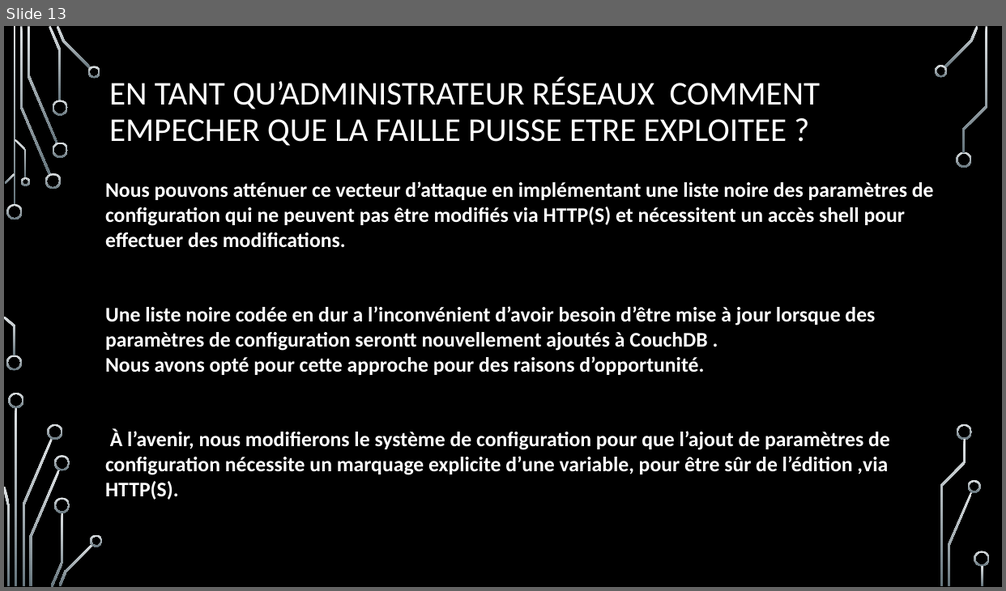
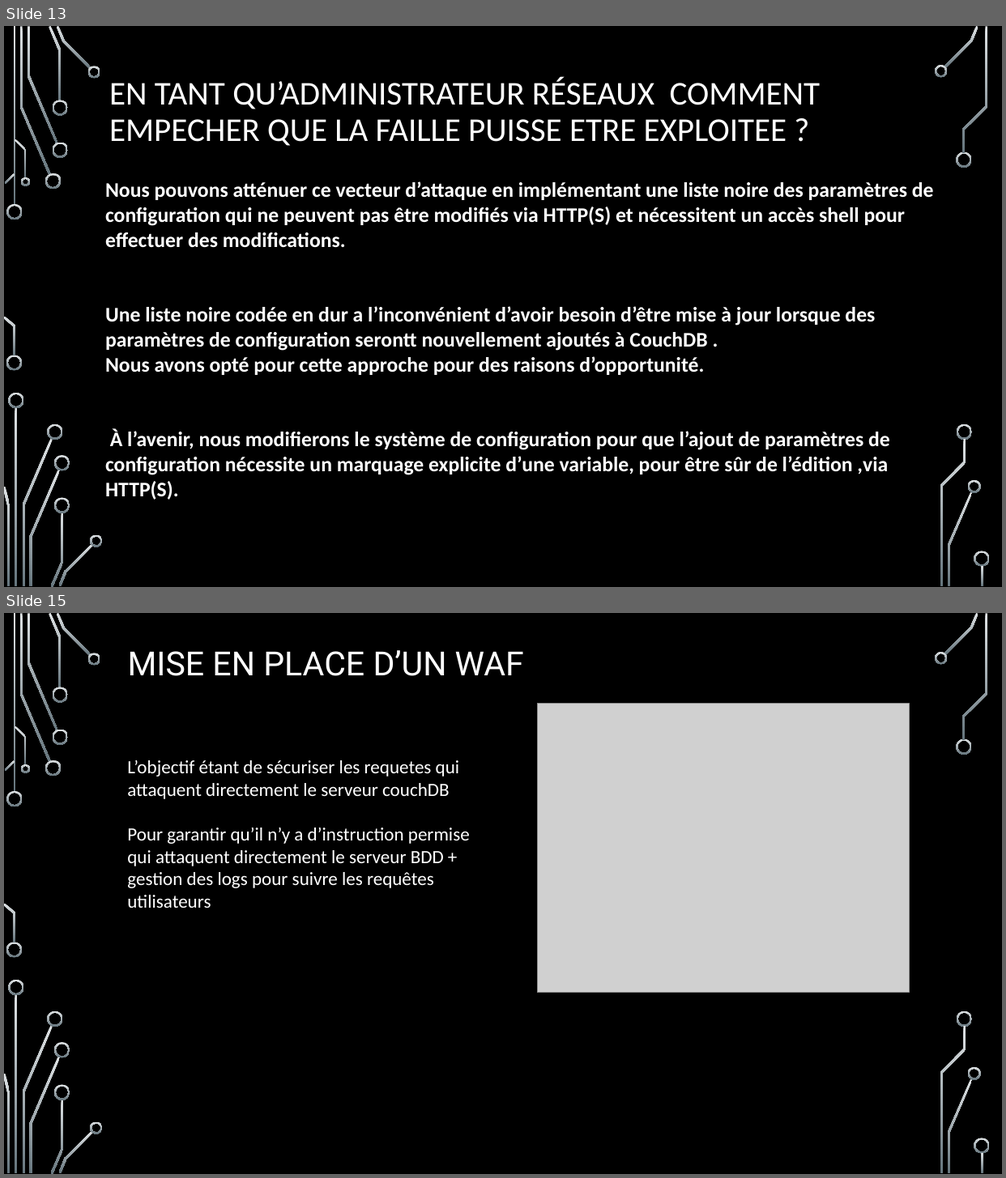
Before and after one commit to Guillaumeclavel/Etude_Faille_CVE_12636, a slide deck: Présentation étude de faille CVE 2017-12635 ET 12636 ébauche.pptx. Shown one above the other, each under a label of ours: slide 13 before the commit, slides 13 and 15 after it; the slides between them are not shown. The pictures are 1006x591 and 1006x1178 pixels, drawn with LibreOffice and Linux fonts; fonts in the diff are those of the drawing; grey boxes stand for pictures; background and template pictures are left out. Boxes give left, top, right and bottom in pixels: in the first picture for what was removed or moved away, otherwise in the second. Text is boxed around its words. In the diff, an @@ line names an element or a change of style, - is before the commit and + after.

```diff
--- a/Présentation étude de faille CVE 2017-12635 ET 12636 ébauche.pptx
+++ b/Présentation étude de faille CVE 2017-12635 ET 12636 ébauche.pptx
@@ slide 15 added at box(4, 613, 1002, 1174), background picture (left out); not listed: 36 template elements that a slide beside it also shows @@
@@ title added at box(128, 650, 524, 676), 32 pt, text #FFFFFF @@
+MISE EN PLACE D’UN WAF
@@ picture added at box(538, 703, 909, 993) @@
@@ text added at box(127, 760, 470, 888), 18 pt, text #FFFFFF @@
+L’objectif étant de sécuriser les requetes qui attaquent directement le serveur couchDB
+Pour garantir qu’il n’y a d’instruction permise qui attaquent directement le serveur BDD + gestion des logs pour suivre les requêtes utilisateurs
```
Also in this commit, not shown: 4 slides changed.
